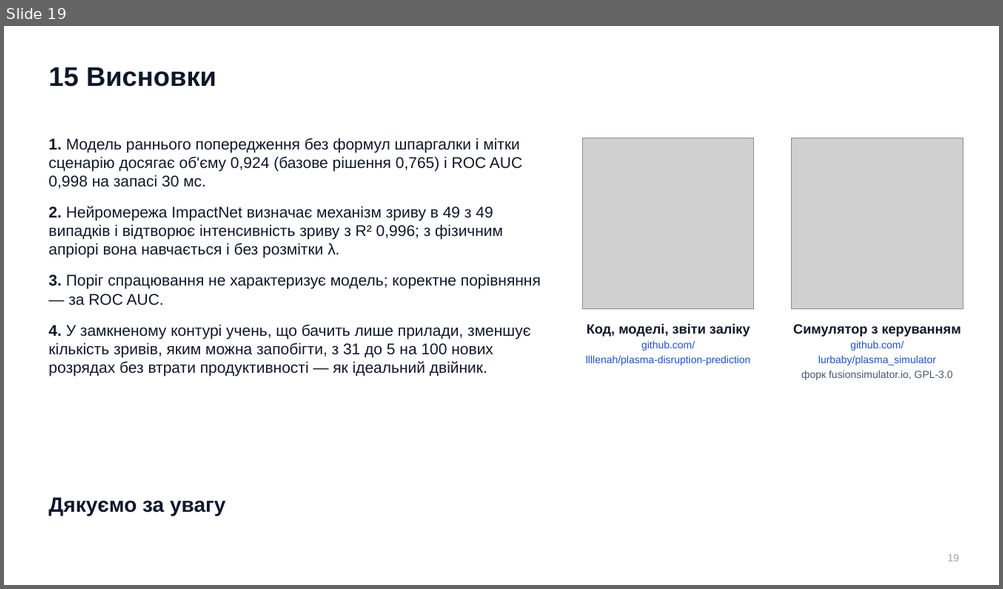
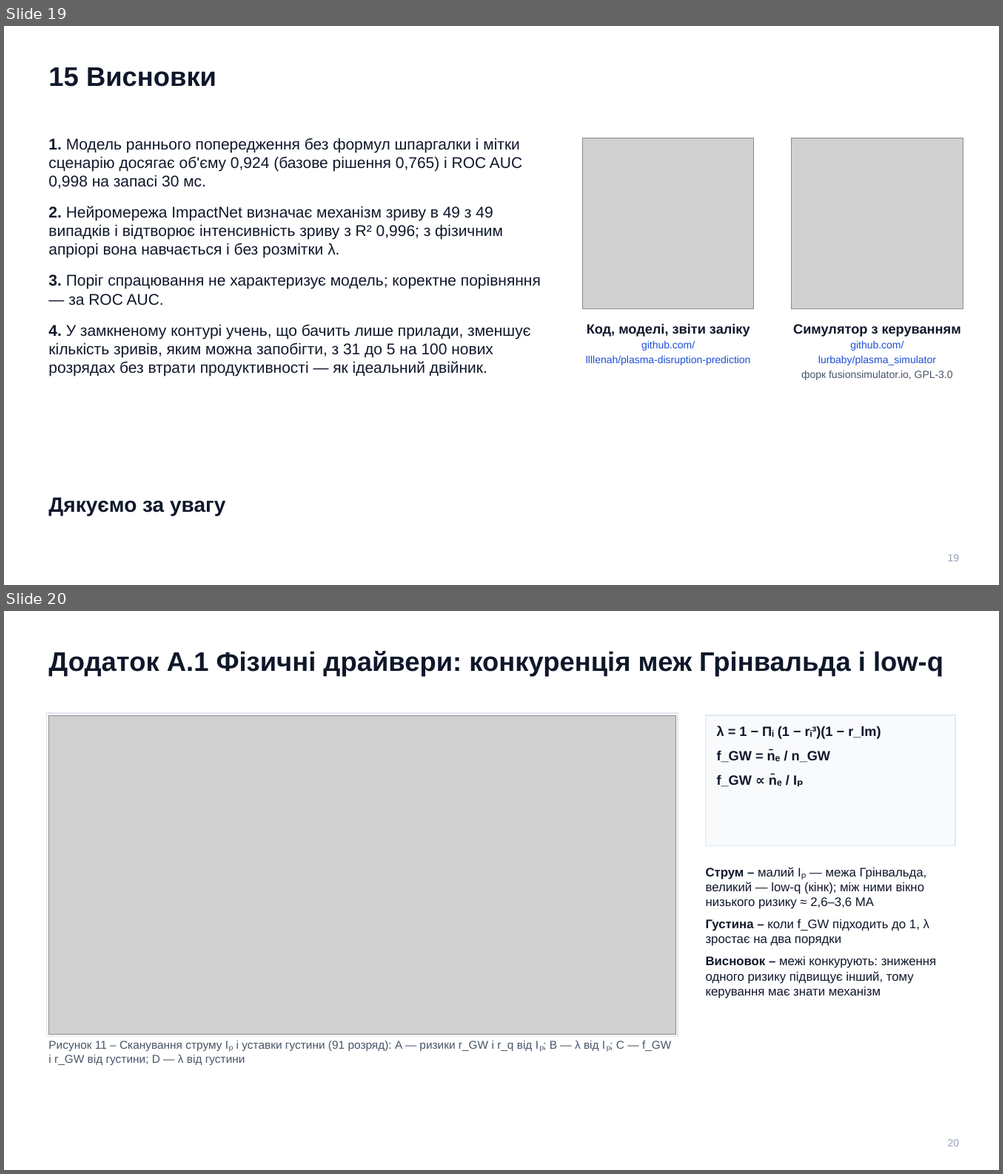
Before and after one commit to llllenah/plasma-disruption-prediction, a slide deck: docs/presentation.pptx. Shown one above the other, each under a label of ours: slide 19 before the commit, slides 19 and 20 after it. The pictures are 1003x589 and 1003x1174 pixels, drawn with LibreOffice and Linux fonts; fonts in the diff are those of the drawing; grey boxes stand for pictures. Boxes give left, top, right and bottom in pixels: in the first picture for what was removed or moved away, otherwise in the second. Text is boxed around its words. In the diff, an @@ line names an element or a change of style, - is before the commit and + after.

```diff
--- a/docs/presentation.pptx
+++ b/docs/presentation.pptx
@@ slide 20 added at <box>4,611,999,1170</box>, background #FFFFFF @@
@@ text added at <box>48,651,943,677</box>, 26 pt, text #0F172A, bold @@
+Додаток А.1 Фізичні драйвери: конкуренція меж Грінвальда і low-q
@@ rectangle added at <box>46,713,677,1037</box>, outline #E2E8F0 1 pt @@
@@ picture added at <box>48,715,675,1035</box> @@
@@ rectangle added at <box>706,715,956,846</box>, fill #F8FAFC, outline #E2E8F0 1 pt @@
@@ text added at <box>717,726,880,787</box>, 13 pt, text #0F172A, bold @@
+λ = 1 − Πᵢ (1 − rᵢ³)(1 − r_lm)
+f_GW = n̄ₑ / n_GW
+f_GW ∝ n̄ₑ / Iₚ
@@ text added at <box>706,867,936,999</box>, 12 pt, text #0F172A @@
+Струм – малий Iₚ — межа Грінвальда, великий — low-q (кінк); між ними вікно низького ризику ≈ 2,6–3,6 МА
+Густина – коли f_GW підходить до 1, λ зростає на два порядки
+Висновок – межі конкурують: зниження одного ризику підвищує інший, тому керування має знати механізм
@@ text added at <box>48,1041,671,1065</box>, 11 pt, text #475569 @@
+Рисунок 11 – Сканування струму Iₚ і уставки густини (91 розряд): A — ризики r_GW і r_q від Iₚ; B — λ від Iₚ; C — f_GW і r_GW від густини; D — λ від густини
@@ text added at <box>948,1139,959,1147</box>, 10 pt, text #94A3B8 @@
+20
```
Also in this commit, not shown: 4 other slides added, 5 other files.
